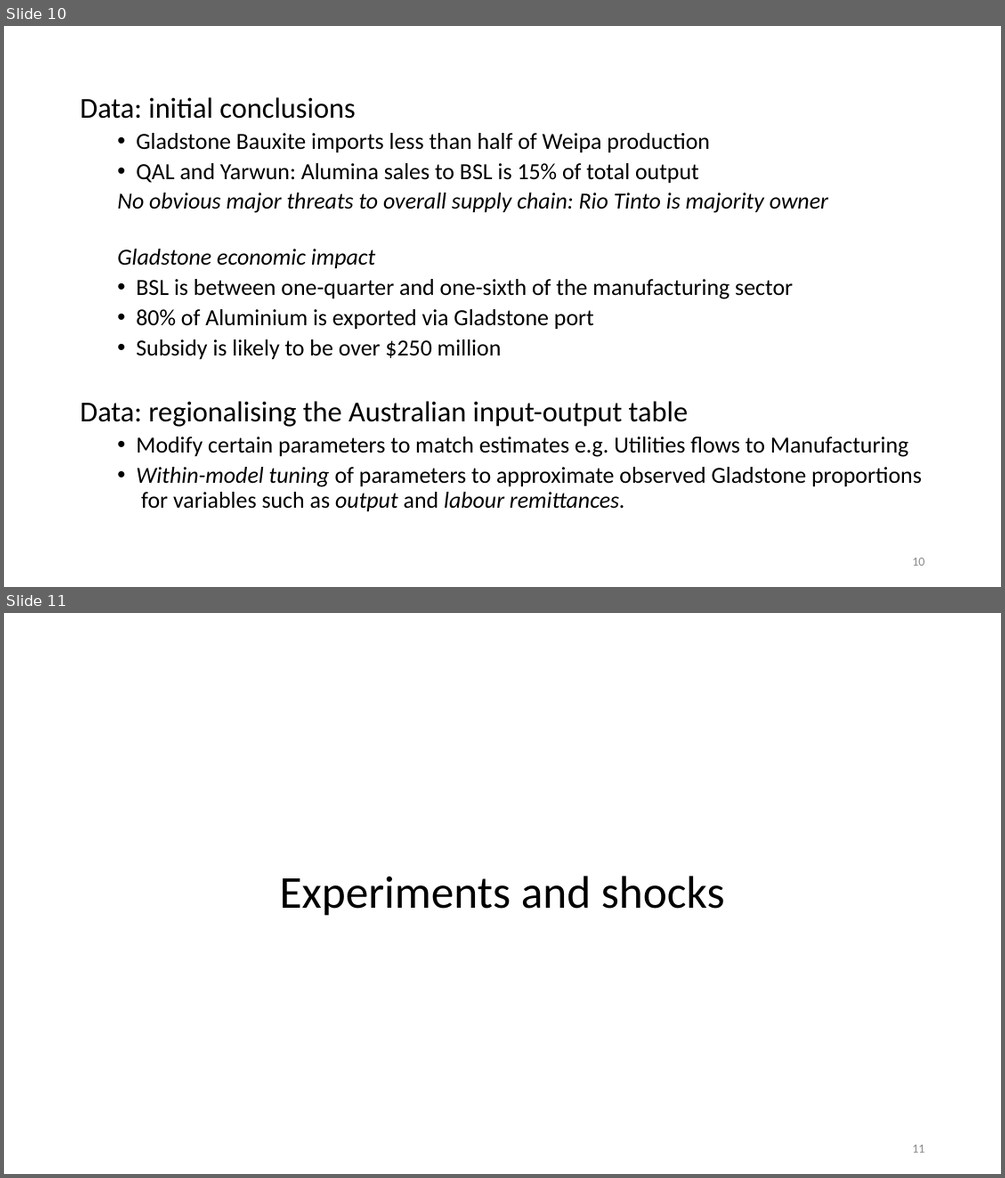
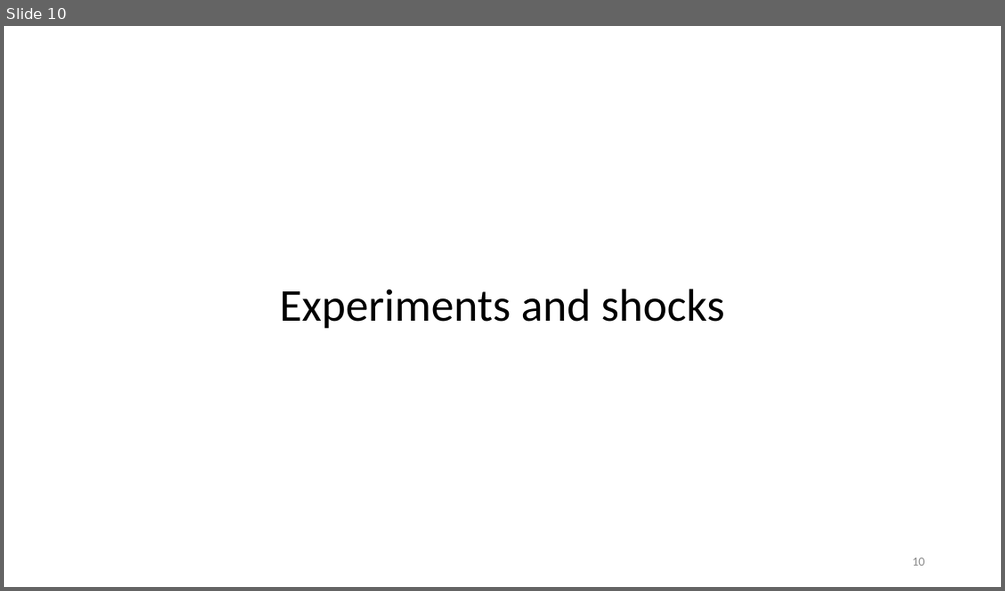
Before and after one commit to patrickocal/gladstone, a slide deck: powerpoint/glad-slides.pptx. Shown one above the other, each under a label of ours: slides 10 and 11 before the commit, slide 10 after it. The pictures are 1005x1178 and 1005x591 pixels, drawn with LibreOffice and Linux fonts; fonts in the diff are those of the drawing. Boxes give left, top, right and bottom in pixels: in the first picture for what was removed or moved away, otherwise in the second. Text is boxed around its words. In the diff, an @@ line names an element or a change of style, - is before the commit and + after.

```diff
--- a/powerpoint/glad-slides.pptx
+++ b/powerpoint/glad-slides.pptx
@@ slide 10 removed at (4,26,1001,587), background #FFFFFF @@
@@ text removed at (80,97,922,512) @@
-Data: initial conclusions
-  • Gladstone Bauxite imports less than half of Weipa production
-  • QAL and Yarwun: Alumina sales to BSL is 15% of total output
-  No obvious major threats to overall supply chain: Rio Tinto is majority owner
-  Gladstone economic impact
-  • BSL is between one-quarter and one-sixth of the manufacturing sector
-  • 80% of Aluminium is exported via Gladstone port
-  • Subsidy is likely to be over $250 million
-Data: regionalising the Australian input-output table
-  • Modify certain parameters to match estimates e.g. Utilities flows to Manufacturing
-  • Within-model tuning of parameters to approximate observed Gladstone proportions for variables such as output and labour remittances.
@@ page number removed at (912,557,924,565) @@
-10
@@ what was slide 11 is now slide 10 @@
@@ page number at (912,557,924,565): text changed @@
-11
+10
```
Also in this commit, not shown: 14 slides changed, 1 other slide removed, 2 other files.
